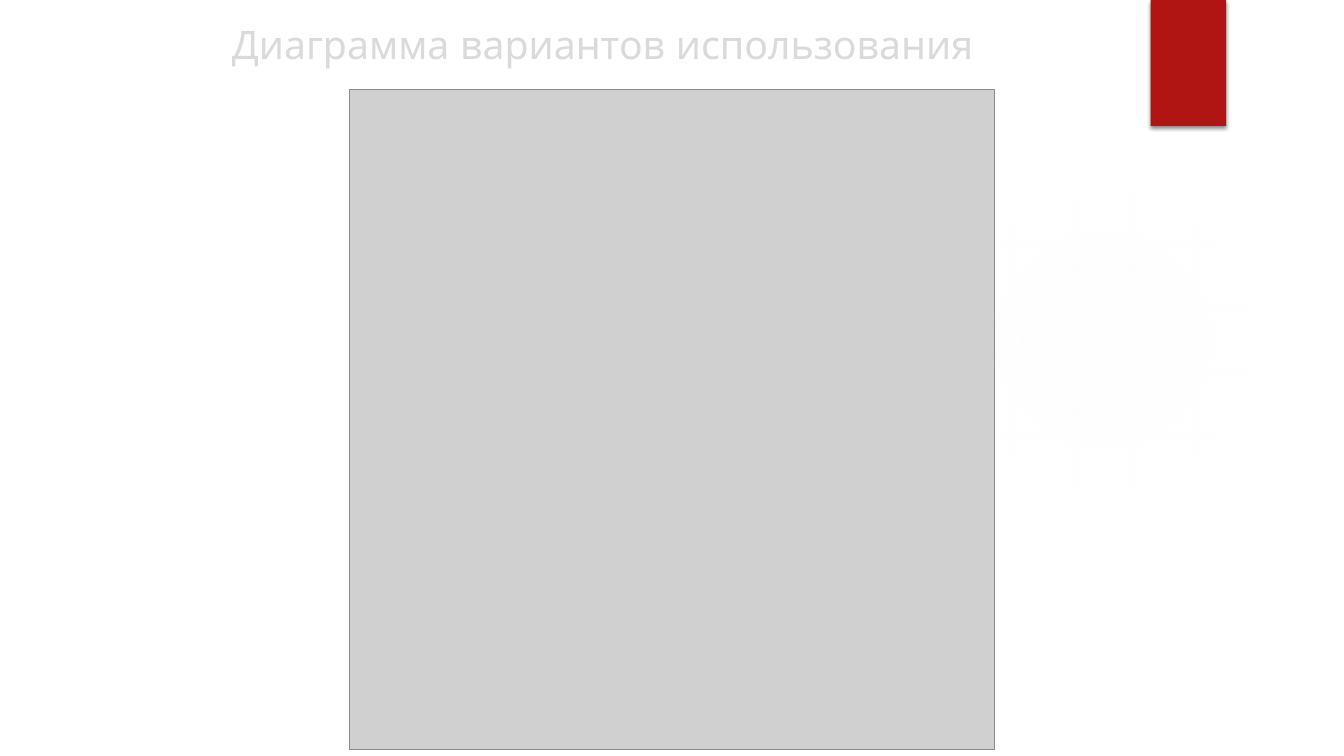
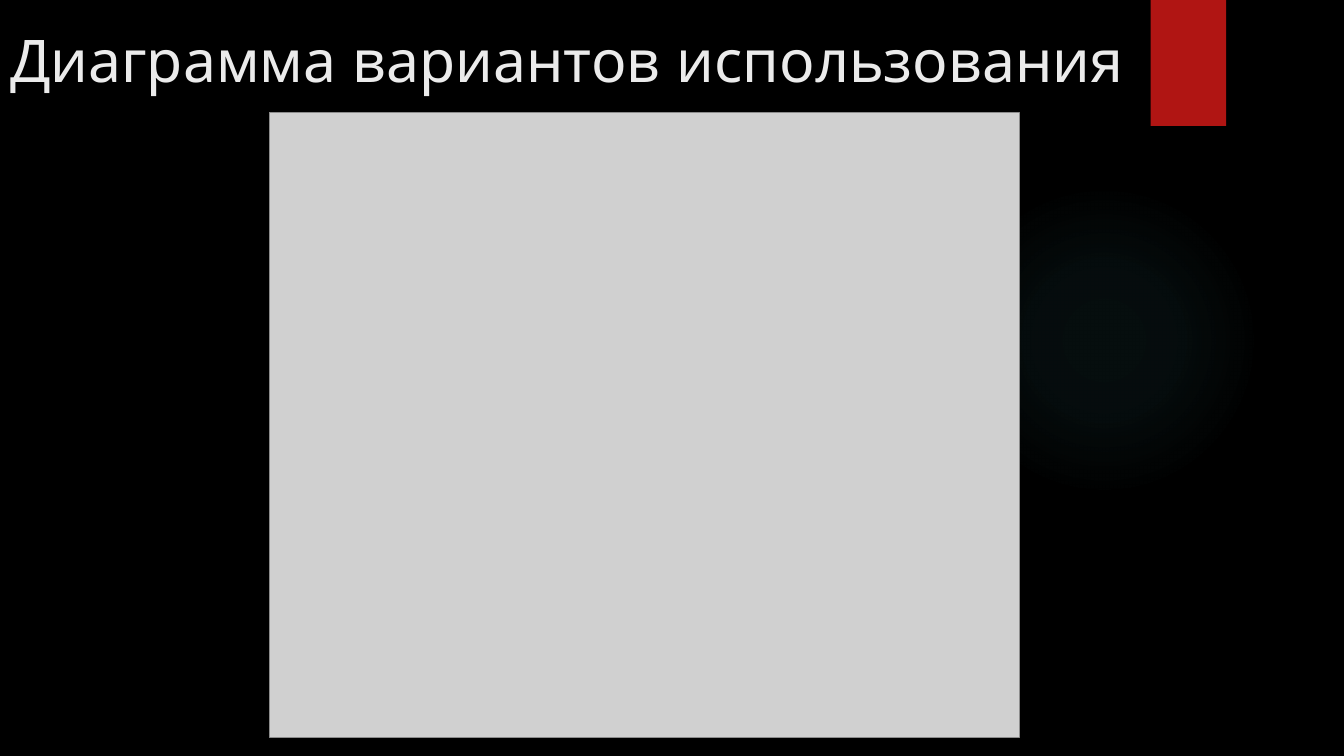
Before and after one commit to GENDOSMAL/Diplom, a slide deck: slide 4 of Documentation/Презентация к защите.pptx (slide 5 before the commit). Drawn at 1344x756 pixels with LibreOffice and Linux fonts; fonts in the diff are those of the drawing; grey boxes stand for pictures; background and template pictures are left out. Boxes give left, top, right and bottom in pixels: in the first picture for what was removed or moved away, otherwise in the second. Text is boxed around its words. In the diff, an @@ line names an element or a change of style, - is before the commit and + after.

```diff
--- a/Documentation/Презентация к защите.pptx
+++ b/Documentation/Презентация к защите.pptx
@@ background #FFFFFF to picture (left out) @@
@@ title "Диаграмма вариантов использования": place and size @@
-title "Диаграмма вариантов использования" at [232,17,973,70]
+title "Диаграмма вариантов использования" at [10,40,1124,96]
@@ title "Диаграмма вариантов использования" at [10,40,1124,96]: size 28 to 42 pt, text colour #DADADA to #EBEBEB, letter outline #404040 0.75 pt to none; vertical alignment bottom to top @@
@@ picture: place and size @@
-picture at [350,90,995,750]
+picture at [270,113,1019,738]
@@ ellipse at [949,185,1259,495]: fill gradient #F3F3F3 to gradient #50B9C1 @@
```
Also in this commit, not shown: 7 other slides changed, 4 slides added, 4 slides removed, 1 other file.
